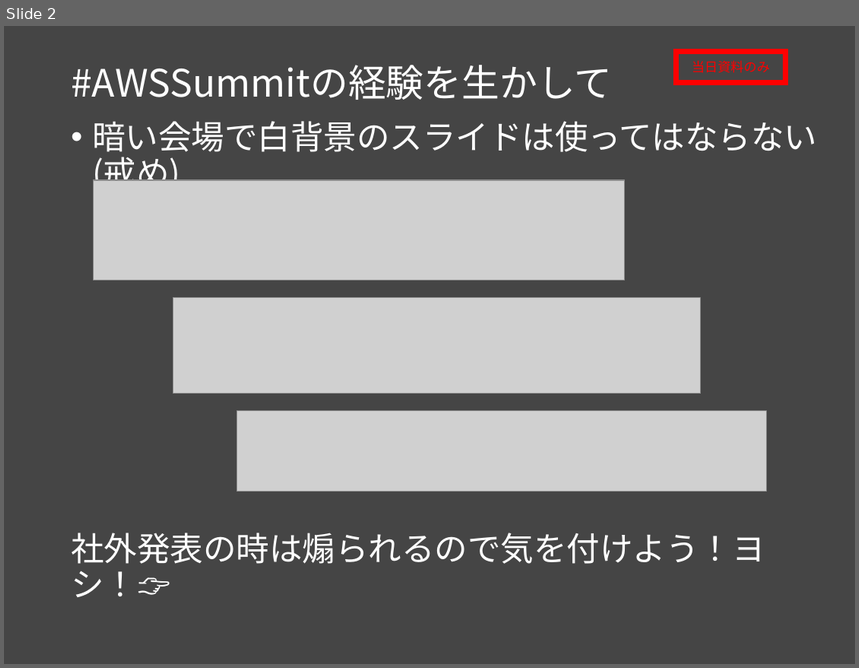
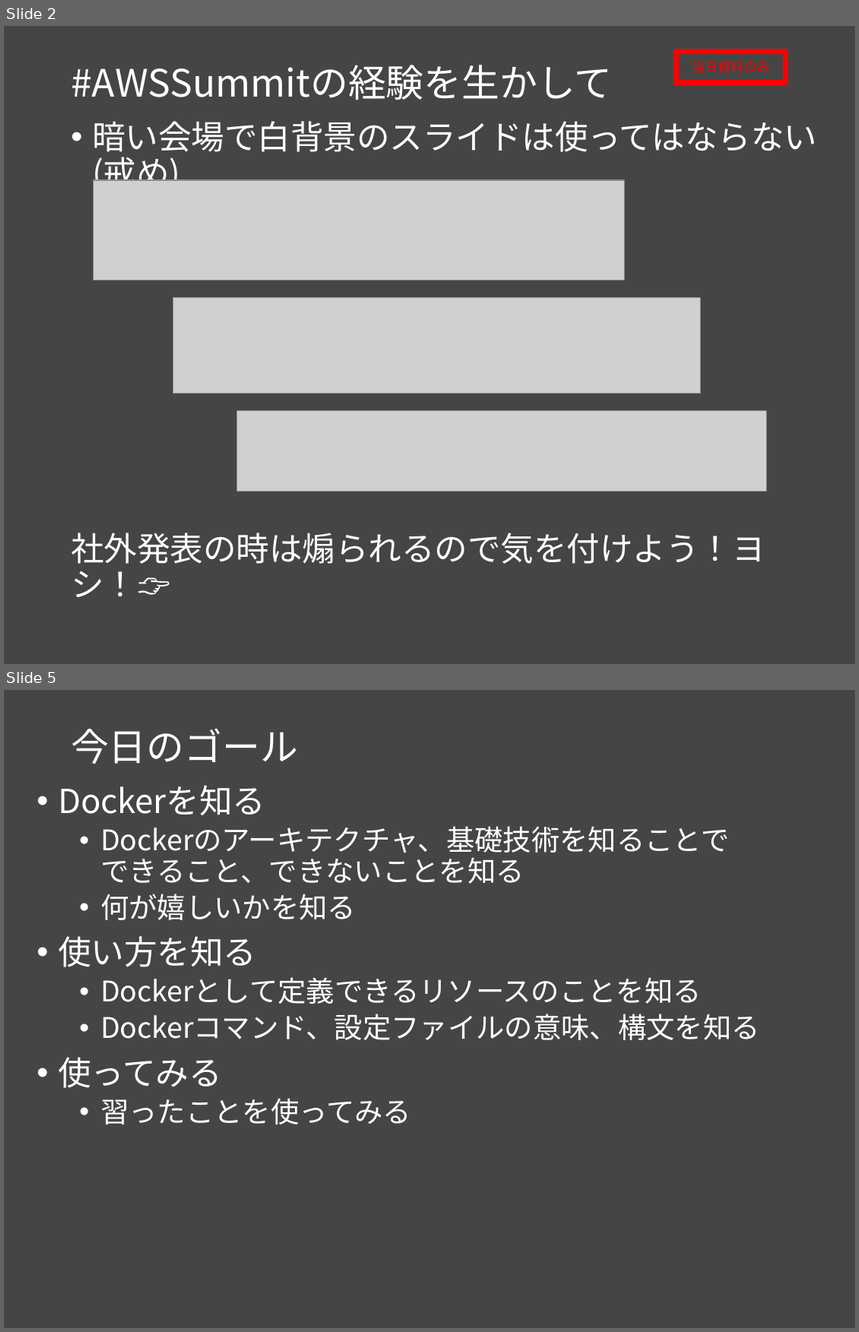
Before and after one commit to msntts/workshop_docker, a slide deck: docker勉強会Vol1.pptx. Shown one above the other, each under a label of ours: slide 2 before the commit, slides 2 and 5 after it; the slides between them are not shown. The pictures are 859x668 and 859x1332 pixels, drawn with LibreOffice and Linux fonts; fonts in the diff are those of the drawing; grey boxes stand for pictures. Boxes give left, top, right and bottom in pixels: in the first picture for what was removed or moved away, otherwise in the second. Text is boxed around its words. In the diff, an @@ line names an element or a change of style, - is before the commit and + after.

Commit message:
Dockerを知る完成

```diff
--- a/docker勉強会Vol1.pptx
+++ b/docker勉強会Vol1.pptx
@@ slide 5 added at <box>4,690,855,1328</box>, background #454545 @@
@@ title added at <box>71,728,298,764</box>, 32 pt, text #FFFFFF @@
+今日のゴール
@@ text added at <box>58,785,760,1125</box>, 24 pt, text #FFFFFF @@
+• Dockerを知る
+  • Dockerのアーキテクチャ、基礎技術を知ることで
+    できること、できないことを知る
+  • 何が嬉しいかを知る
+• 使い方を知る
+  • Dockerとして定義できるリソースのことを知る
+  • Dockerコマンド、設定ファイルの意味、構文を知る
+• 使ってみる
+  • 習ったことを使ってみる
```
Also in this commit, not shown: 9 slides changed, 5 other slides added, 1 slide removed.
